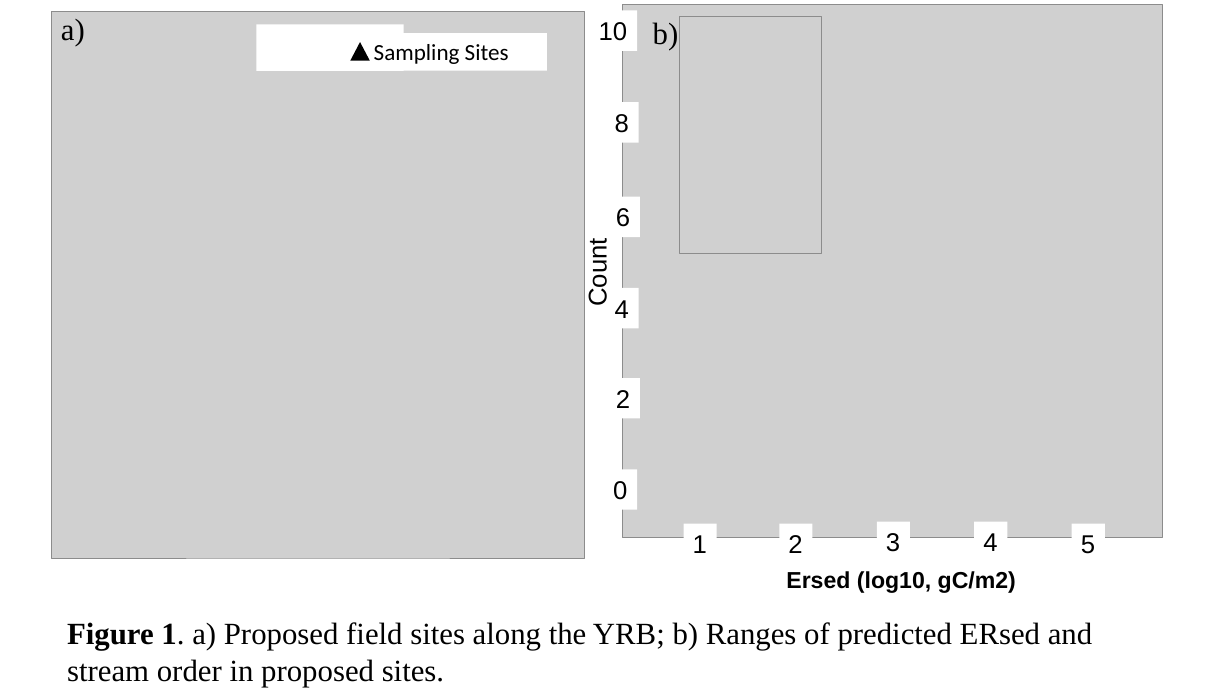
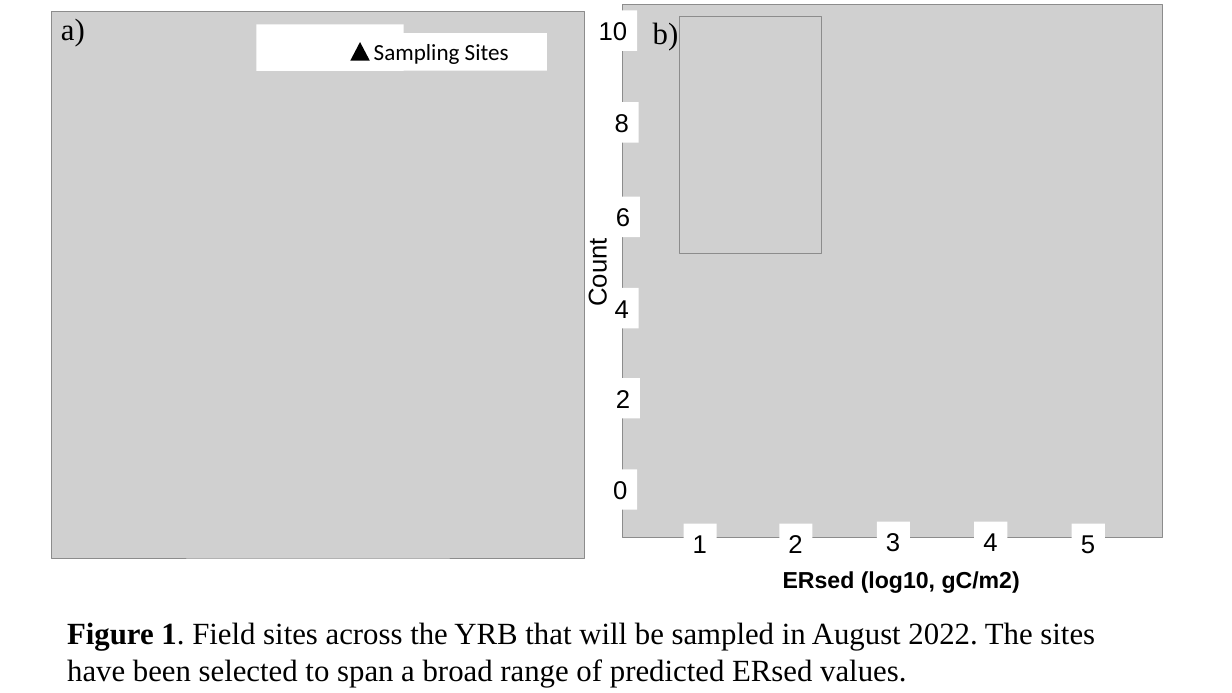
Before and after one commit to WHONDRS-Hub/SPS2, a slide deck: slide 1 of proposalfigure.pptx. Drawn at 1232x693 pixels with LibreOffice and Linux fonts; fonts in the diff are those of the drawing; grey boxes stand for pictures. Boxes give left, top, right and bottom in pixels: in the first picture for what was removed or moved away, otherwise in the second. Text is boxed around its words. In the diff, an @@ line names an element or a change of style, - is before the commit and + after.

```diff
--- a/proposalfigure.pptx
+++ b/proposalfigure.pptx
@@ text at bbox=[783, 571, 1020, 593]: text changed @@
-Ersed (log10, gC/m2)
+ERsed (log10, gC/m2)
@@ text at bbox=[67, 622, 1095, 687]: text changed @@
-Figure 1. a) Proposed field sites along the YRB; b) Ranges of predicted ERsed and stream order in proposed sites.
+Figure 1. Field sites across the YRB that will be sampled in August 2022. The sites have been selected to span a broad range of predicted ERsed values.
```
Also in this commit, not shown: 14 other files.
